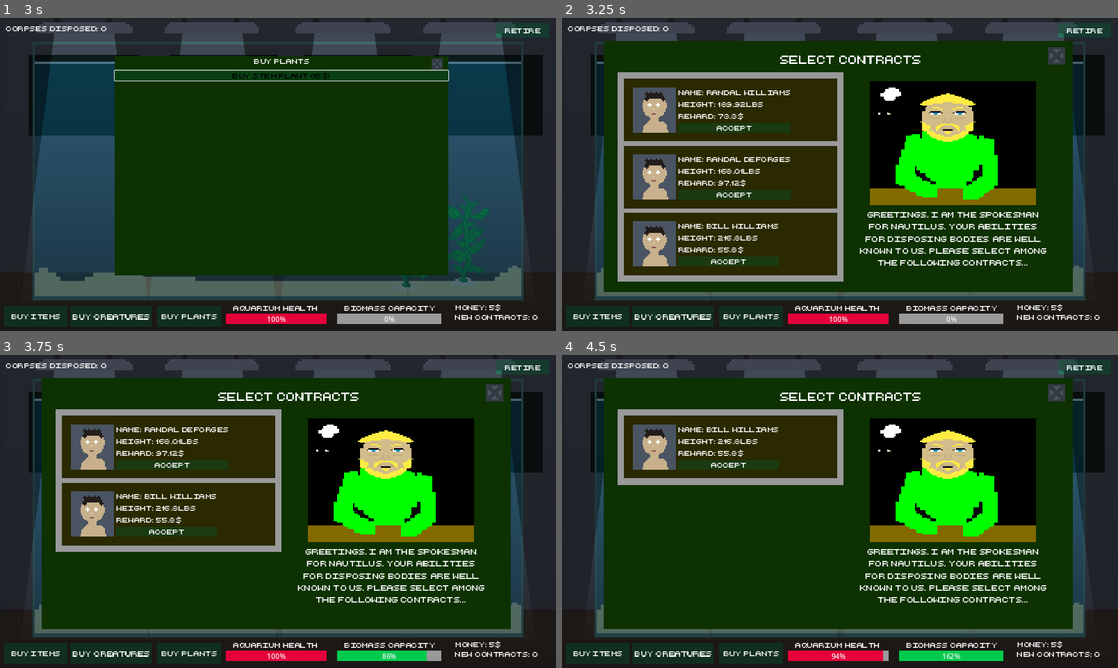
Above: before the commit, frames 1-4 (two rows, left to right).
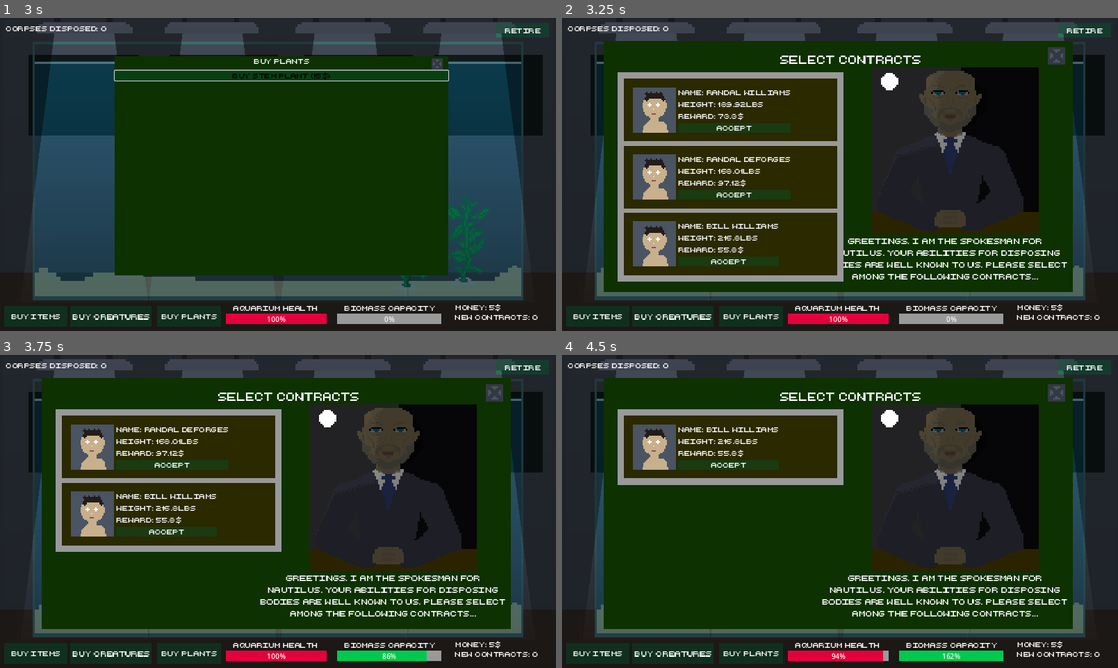
Above: after the commit, the same moments.

Repository: adrientremblay/ld56
Game: Godot game, scene res://scenes/game_screen.tscn
Same seed, same stepped clock (60 frames per second), same inputs: the game is played once before the commit and once after it.
Inputs:
- Up to frame 1 (3 s): click "Buy Creatures" at 0.5 s; click "Buy Plants" at 1.25 s; click "buy snail (5$)" at 2 s; click "Buy Fish (10$)" at 2.75 s
- Up to frame 2 (3.25 s): no input
- Up to frame 3 (3.75 s): click "Accept" at 3.5 s
- Up to frame 4 (4.5 s): click "Accept" at 4.25 s

Frame 1 is identical in both runs. In frame 2, 15% of the frame differs, in the area x 50-91%, y 15-84%; in frame 3, 15%, in the area x 46-91%, y 15-84%; in frame 4, 15%.

Commit message:
Added the spokesman to the game

Diff:
--- a/scenes/game_screen.tscn
+++ b/scenes/game_screen.tscn
@@ -308,18 +308,19 @@
 
 [node name="Spokesman" type="AnimatedSprite2D" parent="UI/ContractMenu"]
 light_mask = 0
-position = Vector2(804, 235)
-scale = Vector2(3.99219, 2.95996)
+position = Vector2(810, 253)
+scale = Vector2(4, 4)
 sprite_frames = SubResource("SpriteFrames_udfuc")
-frame_progress = 0.865856
+frame = 1
+frame_progress = 0.142362
 
 [node name="Label" type="Label" parent="UI/ContractMenu"]
 light_mask = 0
 layout_mode = 0
-offset_left = 584.0
-offset_top = 387.0
-offset_right = 1024.0
-offset_bottom = 550.0
+offset_left = 494.0
+offset_top = 447.0
+offset_right = 1077.0
+offset_bottom = 579.0
 theme = ExtResource("4_gs2f0")
 theme_override_font_sizes/font_size = 18
 text = "Greetings. I am the spokesman for nautilus. Your abilities for disposing bodies are well known to us. Please select among the following contracts"
Binary file changed: assets/art/spokesman-Sheet.png
Binary file changed: assets/art/spokesman.aseprite
Binary file changed: assets/art/spokesman.png
